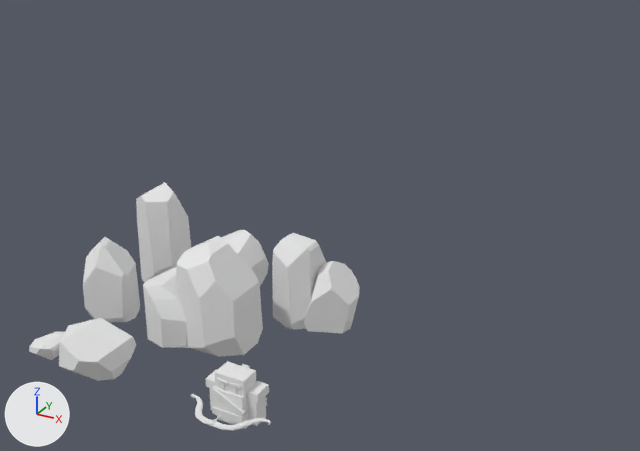
The Blender file multiplayer_assets.blend: old version first, new version second.
One viewpoint serves both versions: a 50 mm camera at (7.45, -10.56, 9.3) aimed at (0.32, 2.41, 2.81). Every picture has the same lights, and +X, +Y and +Z are marked at lower left.
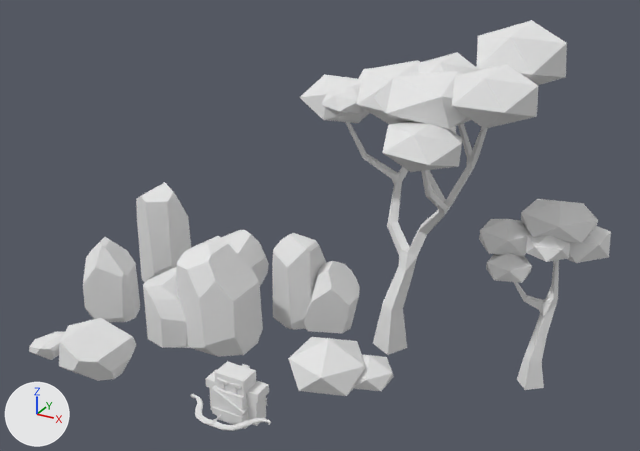
Scene script edits in JSON lines:
```json
{"op": "add", "block": "me_plane_002", "code": ["me_plane_002 = bpy.data.meshes.new('Plane.002')", "me_plane_002.from_pydata(...)  # 226 vertices, 334 faces; spans x -2.36..2.76, y -1.98..2.26, z -0.01..6.48", "me_plane_002.materials.append(mat_global)  # its picture is missing"]}
{"op": "add", "block": "me_plane_003", "code": ["me_plane_003 = bpy.data.meshes.new('Plane.003')", "me_plane_003.from_pydata(...)  # 94 vertices, 143 faces; spans x -1.34..0.93, y -0.39..1.45, z 0.0..3.39", "me_plane_003.materials.append(mat_global)  # its picture is missing"]}
{"op": "add", "block": "me_icosphere_001", "code": ["me_icosphere_001 = bpy.data.meshes.new('Icosphere.001')", "me_icosphere_001.from_pydata(...)  # 24 vertices, 40 faces; spans x -0.75..1.15, y -0.71..0.75, z 0.0..0.9", "me_icosphere_001.materials.append(mat_global)  # its picture is missing"]}
{"op": "add", "block": "ob_tree_big_1", "code": ["ob_tree_big_1 = bpy.data.objects.new('Tree_big_1', me_plane_002)", "ob_tree_big_1.location = (1.32, 3.59, 0.0)"]}
{"op": "add", "block": "ob_tree_small_1", "code": ["ob_tree_small_1 = bpy.data.objects.new('Tree_small_1', me_plane_003)", "ob_tree_small_1.location = (4.17, 3.52, 0.0)"]}
{"op": "add", "block": "ob_bush_1", "code": ["ob_bush_1 = bpy.data.objects.new('bush_1', me_icosphere_001)", "ob_bush_1.location = (0.83, 1.8, 0.0)"]}
```

What differs and where, as boxes (x1, y1, x2, y2) in the pictures (640 x 451 px):
```json
{"object": "Tree_big_1", "change": "added", "after": [300, 20, 567, 355]}
{"object": "Tree_small_1", "change": "added", "after": [479, 199, 611, 390]}
{"object": "bush_1", "change": "added", "after": [288, 337, 394, 396]}
```
